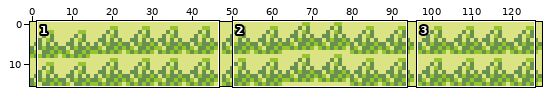
Sprite sheet, stored at graphics/field_effects/pics/unknown_17.png. The first picture is a wide view before the edit; the outline marks the close-up.
Close-up. The starting point:
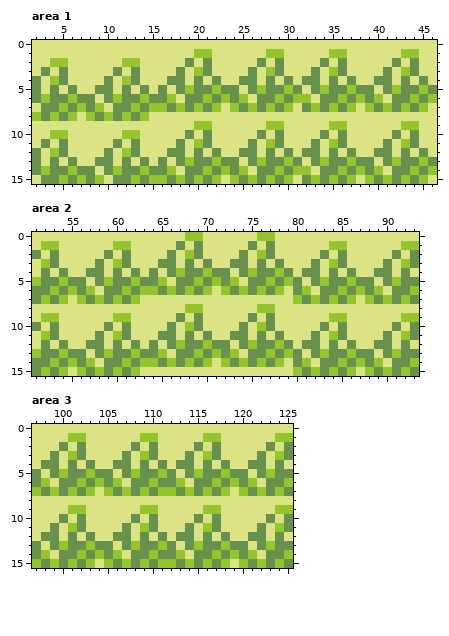
The file is 128x16 pixels. Shown: area 1: x 2..46, y 0..15; area 2: x 51..93, y 0..15; area 3: x 97..125, y 0..15.
The same view after the edit:
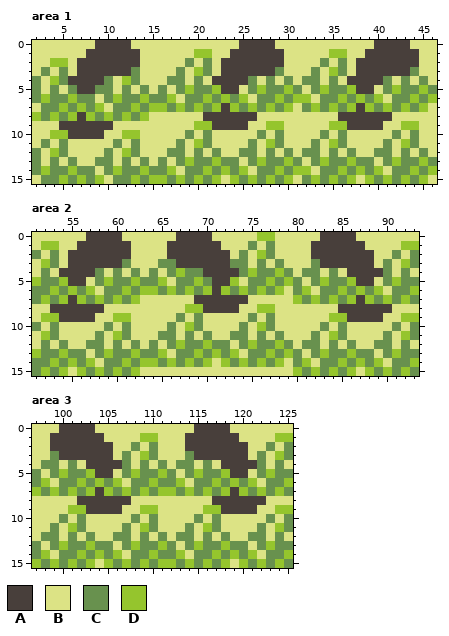
Palette (. is transparent): A #483f3b  B #dce385  C #68914e  D #95c52d
The edit:
Changed rows in their new state; - is an unchanged pixel.
Area 1:
first column x 5:
 0 ----AAAA------------AAAA-----------AAAA-
 1 ---AAAAAA----------AAAAAA---------AAAAAA
 2 --AAAAAAA---------AAAAAAA--------AAAAAAA
 3 --AAAAAA----------AAAAAA---------AAAAAA-
 4 -AAAA------------AAAA-----------AAAA----
 5 --AA--------------AA-------------AA-----
 7 ------------------A--------------A------
 8 --A-------------AAAAAA---------AAAAAA---
 9 AAAAAA-----------AAAA-----------AAAA----
10 -AAAA-----------------------------------
Area 2:
first column x 53:
 0 ----AAAA------AAAA------------AAAA----
 1 ---AAAAAA----AAAAAA----------AAAAAA---
 2 --AAAAAAA----AAAAAAA---------AAAAAAA--
 3 --AAAAAA------AAAAAA----------AAAAAA--
 4 -AAAA------------AAAA------------AAAA-
 5 --AA--------------AA--------------AA--
 6 ------------------A-------------------
 7 --A-------------AAAAAA------------A---
 8 AAAAAA-----------AAAA-----------AAAAAA
 9 -AAAA----------------------------AAAA-
Area 3:
first column x 99:
 0 -AAAA-----------AAAA----
 1 AAAAAA---------AAAAAA---
 2 AAAAAAA--------AAAAAAA--
 3 -AAAAAA---------AAAAAA--
 4 ----AAAA-----------AAAA-
 5 -----AA-------------AA--
 7 -----A--------------A---
 8 ---AAAAAA---------AAAAAA
 9 ----AAAA-----------AAAA-
Where, in picture pixels (left, top, right, bottom), the same in both close-ups:
changed: (59, 40, 140, 139)
changed: (203, 40, 284, 130)
changed: (338, 40, 419, 130)
changed: (50, 232, 131, 322)
changed: (167, 232, 248, 313)
changed: (311, 232, 392, 322)
changed: (50, 424, 131, 514)
changed: (185, 424, 266, 514)
